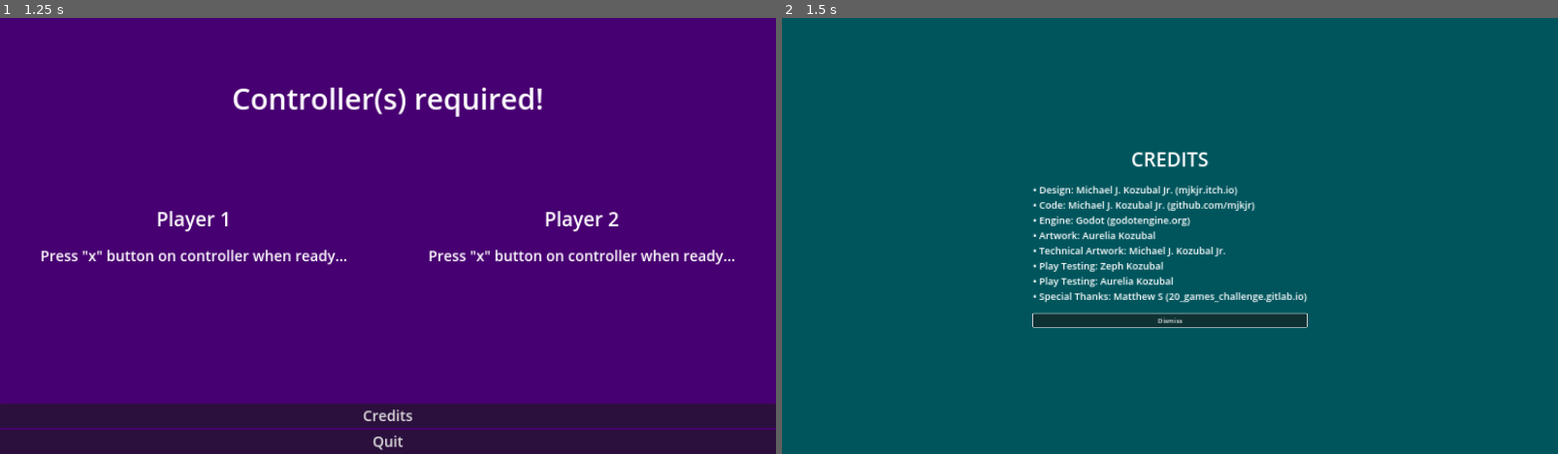
Above: before the commit, frames 1-2 (left to right).
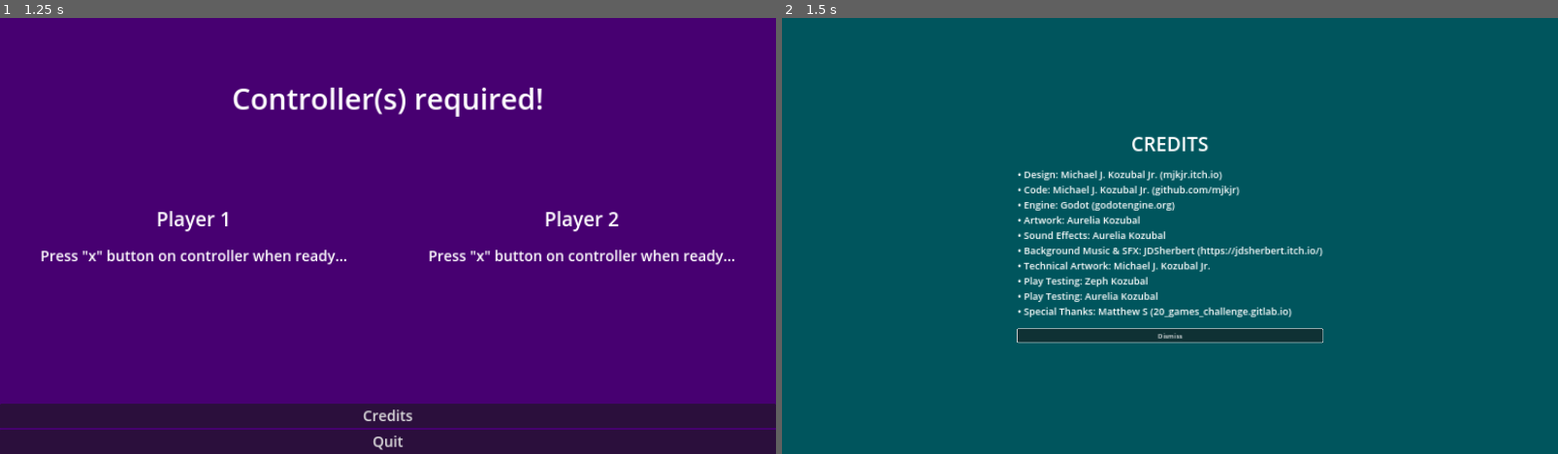
Above: after the commit, the same moments.

Repository: mjkjr/20GC04-Spacewar-Clone
Game: Godot game, scene res://scenes/main.tscn
The game is run twice, just before and just after one commit, with the same random seed, the same clock (stepped at 60 frames per second) and the same inputs. Sound files missing from this copy of the repository are replaced by a short silence.
Inputs:
- Up to frame 1 (1.25 s): tap X at 0.5 s
- Up to frame 2 (1.5 s): click "Credits" at 1.25 s

Frame 1 is identical in both runs. In frame 2, 6.4% of the frame differs, in the area x 30-70%, y 27-75%.

Commit message:
Added sound effects, music, and screenshots

Diff:
--- a/project.godot
+++ b/project.godot
@@ -28,6 +28,7 @@
 
 ships=""
 torpedoes=""
+star=""
 
 [input]
 
--- a/scenes/cheese-ship.tscn
+++ b/scenes/cheese-ship.tscn
@@ -1,8 +1,11 @@
-[gd_scene load_steps=9 format=3 uid="uid://cnoywsgo1shq"]
+[gd_scene load_steps=12 format=3 uid="uid://cnoywsgo1shq"]
 
 [ext_resource type="Script" path="res://scenes/player.gd" id="1_bksk8"]
 [ext_resource type="Texture2D" uid="uid://bt84c1yonq20o" path="res://assets/cheese-ship.png" id="2_05767"]
 [ext_resource type="Texture2D" uid="uid://cx57pqhkomvst" path="res://assets/cheese-thrusters.png" id="2_rcjvk"]
+[ext_resource type="AudioStream" uid="uid://cgiod7x56lnhx" path="res://assets/pew.wav" id="4_b3yaa"]
+[ext_resource type="AudioStream" uid="uid://b467uge4sv532" path="res://assets/thruster.wav" id="5_ve8eh"]
+[ext_resource type="AudioStream" uid="uid://3j1py17uixl" path="res://assets/ping.wav" id="6_dtdq7"]
 
 [sub_resource type="Animation" id="Animation_dl8ti"]
 length = 0.001
@@ -246,6 +249,15 @@
 wait_time = 0.5
 one_shot = true
 
+[node name="Shoot" type="AudioStreamPlayer" parent="."]
+stream = ExtResource("4_b3yaa")
+
+[node name="ThrusterSound" type="AudioStreamPlayer" parent="."]
+stream = ExtResource("5_ve8eh")
+
+[node name="Hit" type="AudioStreamPlayer" parent="."]
+stream = ExtResource("6_dtdq7")
+
 [connection signal="body_entered" from="." to="." method="_on_body_entered"]
 [connection signal="timeout" from="LauncherCooldownLeft" to="." method="_on_launcher_cooldown_left_timeout"]
 [connection signal="timeout" from="LauncherCooldownRight" to="." method="_on_launcher_cooldown_right_timeout"]
--- a/scenes/explosion.tscn
+++ b/scenes/explosion.tscn
@@ -1,6 +1,7 @@
-[gd_scene load_steps=15 format=3 uid="uid://comakgk1enyl5"]
+[gd_scene load_steps=16 format=3 uid="uid://comakgk1enyl5"]
 
 [ext_resource type="Texture2D" uid="uid://c8x43hgec83sc" path="res://assets/explosion.png" id="1_6h10r"]
+[ext_resource type="AudioStream" uid="uid://c2ccaqq6xvc1h" path="res://assets/explosion.wav" id="2_dh484"]
 
 [sub_resource type="AtlasTexture" id="AtlasTexture_2jq4m"]
 atlas = ExtResource("1_6h10r")
@@ -96,3 +97,7 @@
 
 [node name="Explosion" type="AnimatedSprite2D"]
 sprite_frames = SubResource("SpriteFrames_06myl")
+
+[node name="AudioStreamPlayer" type="AudioStreamPlayer" parent="."]
+stream = ExtResource("2_dh484")
+autoplay = true
--- a/scenes/main.gd
+++ b/scenes/main.gd
@@ -2,10 +2,6 @@
 
 ## Pizza Battle in Space!
 ## Spacewar! Clone
-
-## TODO: Explosion effects for destroyed ships and torpedoes
-## TODO: Audio
-
 
 enum States { LAUNCH, PLAYING, PAUSED, GAME_OVER }
 enum Modes { SINGLE_PLAYER, TWO_PLAYER }
@@ -48,7 +44,8 @@
 				%ReadyColorP1.visible = true
 				%ReadyLabelP1.visible = true
 				%NotReadyLabelP1.visible = false
-				_on_ready_timer_timeout()
+				if %ReadyTimer.is_stopped():
+					_on_ready_timer_timeout()
 			if (
 					Input.is_action_just_pressed("p2_join")
 					and player2 == null
@@ -58,7 +55,8 @@
 				%ReadyColorP2.visible = true
 				%ReadyLabelP2.visible = true
 				%NotReadyLabelP2.visible = false
-				_on_ready_timer_timeout()
+				if %ReadyTimer.is_stopped():
+					_on_ready_timer_timeout()
 		States.PLAYING:
 			if mode == Modes.SINGLE_PLAYER:
 				_ai_player_turn()
@@ -88,9 +86,9 @@
 			elif Input.is_action_just_released("p2_rotate_right"):
 				player2.stop_thrusters()
 			if Input.is_action_just_pressed("p1_shoot"):
-				player1.fire_torpedo()
+				player1.shoot()
 			if Input.is_action_just_pressed("p2_shoot"):
-				player2.fire_torpedo()
+				player2.shoot()
 			if Input.is_action_just_pressed("pause"):
 				state = States.PAUSED
 				$Menus/Pause.visible = true
@@ -230,21 +228,23 @@
 	_show_game_over_screen("Player %s wins!" % (1 if player_number == 2 else 2))
 
 
-func _on_players_collided() -> void:
-	state = States.GAME_OVER
-	pause_gameplay()
-	_show_game_over_screen("Ships Collided: NO Winners!")
+#func _on_players_collided() -> void:
+	#state = States.GAME_OVER
+	#pause_gameplay()
+	#_show_game_over_screen("Ships Collided: NO Winners!")
 
 
 func _on_star_body_entered(body: Node2D) -> void:
 	var collision_groups = body.get_groups()
 	if collision_groups.has("ships"):
 		if body == player1:
-			#body.queue_free()
-			_on_player_destroyed(1)
+			$SunCollisionSound.finished.connect(func(): _on_player_destroyed(1))
+			$SunCollisionSound.play()
+			player1.explode()
 		else:
-			#body.queue_free()
-			_on_player_destroyed(2)
+			$SunCollisionSound.finished.connect(func(): _on_player_destroyed(2))
+			$SunCollisionSound.play()
+			player2.explode()
 	elif collision_groups.has("torpedoes"):
 		body.queue_free()
 
@@ -346,7 +346,7 @@
 	player1.rotation_degrees = randf_range(0, 360)
 	player1.damaged.connect(_on_player_damaged.bind(1))
 	player1.destroyed.connect(_on_player_destroyed.bind(1))
-	player1.collided.connect(_on_players_collided)
+	#player1.collided.connect(_on_players_collided)
 	%Player1HP.text = str(player1.get_hp())
 
 	player2 = PLAYER2.instantiate()
@@ -361,7 +361,13 @@
 	if Input.get_connected_joypads().size() == 1:
 		mode = Modes.SINGLE_PLAYER
 	else:
-		mode = Modes.TWO_PLAYER
+		if (
+				player1_ready
+				and player2_ready
+		):
+			mode = Modes.TWO_PLAYER
+		else:
+			mode = Modes.SINGLE_PLAYER
 
 	$Menus/Join.visible = false
 	state = States.PLAYING
--- a/scenes/main.tscn
+++ b/scenes/main.tscn
@@ -1,10 +1,12 @@
-[gd_scene load_steps=9 format=3 uid="uid://culut2xbq1e6g"]
+[gd_scene load_steps=11 format=3 uid="uid://culut2xbq1e6g"]
 
 [ext_resource type="Script" path="res://scenes/main.gd" id="1_rckus"]
 [ext_resource type="Texture2D" uid="uid://br7v0o52jmbb1" path="res://assets/space.png" id="2_7y807"]
 [ext_resource type="Texture2D" uid="uid://cb4f3ls857t54" path="res://assets/corona2.png" id="3_b6xub"]
 [ext_resource type="Texture2D" uid="uid://c4jycj4gt1sko" path="res://assets/star.png" id="3_d52hn"]
 [ext_resource type="Texture2D" uid="uid://ifd7evqx501g" path="res://assets/corona.png" id="3_r781e"]
+[ext_resource type="AudioStream" uid="uid://bor47xj5l2fhm" path="res://assets/Kersplat.wav" id="6_v27vh"]
+[ext_resource type="AudioStream" uid="uid://tykdxape3lbh" path="res://assets/JDSherbert - Minigame Music Pack - Electric Eel Fishing.mp3" id="7_lk0d7"]
 
 [sub_resource type="CircleShape2D" id="CircleShape2D_i3rqg"]
 radius = 80.0
@@ -83,7 +85,8 @@
 scale = Vector2(0.5, 0.5)
 texture = ExtResource("3_r781e")
 
-[node name="Body" type="Area2D" parent="Gameplay/Star"]
+[node name="Body" type="Area2D" parent="Gameplay/Star" groups=["star"]]
+priority = 1
 
 [node name="Polygon2D1" type="Polygon2D" parent="Gameplay/Star/Body"]
 visible = false
@@ -576,6 +579,8 @@
 • Code: Michael J. Kozubal Jr. (github.com/mjkjr)
 • Engine: Godot (godotengine.org)
 • Artwork: Aurelia Kozubal
+• Sound Effects: Aurelia Kozubal
+• Background Music & SFX: JDSherbert (https://jdsherbert.itch.io/)
 • Technical Artwork: Michael J. Kozubal Jr.
 • Play Testing: Zeph Kozubal
 • Play Testing: Aurelia Kozubal
@@ -587,6 +592,13 @@
 text = "Dismiss"
 
 [node name="Audio" type="Node" parent="."]
+
+[node name="SunCollisionSound" type="AudioStreamPlayer" parent="."]
+stream = ExtResource("6_v27vh")
+
+[node name="Music" type="AudioStreamPlayer" parent="."]
+stream = ExtResource("7_lk0d7")
+autoplay = true
 
 [connection signal="body_entered" from="Gameplay/Star/Body" to="." method="_on_star_body_entered"]
 [connection signal="pressed" from="Menus/Join/VBoxContainer/CreditsButton" to="." method="_on_credits_button_pressed"]
--- a/scenes/pizza-ship.tscn
+++ b/scenes/pizza-ship.tscn
@@ -1,8 +1,11 @@
-[gd_scene load_steps=9 format=3 uid="uid://bxb1tk6y4xrpx"]
+[gd_scene load_steps=12 format=3 uid="uid://bxb1tk6y4xrpx"]
 
 [ext_resource type="Script" path="res://scenes/player.gd" id="1_13ig1"]
 [ext_resource type="Texture2D" uid="uid://pds7wjboegxc" path="res://assets/pizza-ship.png" id="2_gj3ud"]
 [ext_resource type="Texture2D" uid="uid://bq71vcu8a4bex" path="res://assets/pizza-thrusters.png" id="2_vkc3e"]
+[ext_resource type="AudioStream" uid="uid://dc86atsep5kmr" path="res://assets/wep.wav" id="4_1e02k"]
+[ext_resource type="AudioStream" uid="uid://b467uge4sv532" path="res://assets/thruster.wav" id="5_2t8ri"]
+[ext_resource type="AudioStream" uid="uid://cb2h2o1i2l65n" path="res://assets/ting.wav" id="6_xebb6"]
 
 [sub_resource type="Animation" id="Animation_twynu"]
 length = 0.001
@@ -246,6 +249,15 @@
 wait_time = 0.5
 one_shot = true
 
+[node name="Shoot" type="AudioStreamPlayer" parent="."]
+stream = ExtResource("4_1e02k")
+
+[node name="ThrusterSound" type="AudioStreamPlayer" parent="."]
+stream = ExtResource("5_2t8ri")
+
+[node name="Hit" type="AudioStreamPlayer" parent="."]
+stream = ExtResource("6_xebb6")
+
 [connection signal="body_entered" from="." to="." method="_on_body_entered"]
 [connection signal="timeout" from="LauncherCooldownLeft" to="." method="_on_launcher_cooldown_left_timeout"]
 [connection signal="timeout" from="LauncherCooldownRight" to="." method="_on_launcher_cooldown_right_timeout"]
--- a/scenes/player.gd
+++ b/scenes/player.gd
@@ -2,7 +2,7 @@
 
 signal damaged(int)
 signal destroyed
-signal collided
+#signal collided
 
 enum Launchers { LEFT, RIGHT }
 
@@ -44,6 +44,8 @@
 	directed_force *= THRUST
 	apply_central_force(directed_force)
 	$Thrusters/AnimationPlayer.play("thrusters")
+	if not $ThrusterSound.playing:
+		$ThrusterSound.play()
 
 
 func stop_thrusters() -> void:
@@ -53,14 +55,18 @@
 func rotate_left() -> void:
 	apply_torque(-TORQUE)
 	$Thrusters/AnimationPlayer.play("thrust_left")
+	if not $ThrusterSound.playing:
+		$ThrusterSound.play()
 
 
 func rotate_right() -> void:
 	apply_torque(TORQUE)
 	$Thrusters/AnimationPlayer.play("thrust_right")
+	if not $ThrusterSound.playing:
+		$ThrusterSound.play()
 
 
-func fire_torpedo() -> void:
+func shoot() -> void:
 	if (
 			next_launcher == Launchers.LEFT
 			and launchers_ready[Launchers.LEFT]
@@ -74,6 +80,7 @@
 		launchers_ready[Launchers.LEFT] = false
 		$LauncherCooldownLeft.start()
 		next_launcher = Launchers.RIGHT
+		$Shoot.play()
 	elif (
 			next_launcher == Launchers.RIGHT
 			and launchers_ready[Launchers.RIGHT]
@@ -87,6 +94,7 @@
 		launchers_ready[Launchers.RIGHT] = false
 		$LauncherCooldownRight.start()
 		next_launcher = Launchers.LEFT
+		$Shoot.play()
 
 
 func _on_body_entered(body: Node) -> void:
@@ -95,20 +103,26 @@
 		hp -= COLLISION_DAMAGE
 		damaged.emit(hp)
 		if hp <= 0:
-			collided.emit()
+			#collided.emit()
+			explode()
 			#queue_free()
 	elif collision_groups.has("torpedoes"):
-		# TODO: explosion effect
 		hp -= body.get_damage()
 		damaged.emit(hp)
+		if not $Hit.playing:
+			$Hit.play()
 		if hp <= 0:
-			var explosion = EXPLOSION.instantiate()
-			$Ship.visible = false
-			$Thrusters.visible = false
-			add_child(explosion)
-			explosion.animation_finished.connect(func(): destroyed.emit())
-			explosion.play()
+			explode()
 			#queue_free()
+
+
+func explode() -> void:
+	var explosion = EXPLOSION.instantiate()
+	$Ship.visible = false
+	$Thrusters.visible = false
+	add_child(explosion)
+	explosion.animation_finished.connect(func(): destroyed.emit())
+	explosion.play()
 
 
 func _on_launcher_cooldown_left_timeout() -> void:
Not shown, added: assets/JDSherbert - Minigame Music Pack - Electric Eel Fishing.mp3.import
Not shown, added: assets/Kersplat.wav.import
Not shown, added: assets/explosion.wav.import
Not shown, added: assets/pequerew.wav.import
Not shown, added: assets/pew.wav.import
Not shown, added: assets/ping.wav.import
Not shown, added: assets/thruster.wav.import
Not shown, added: assets/ting.wav.import
Not shown, added: assets/wep.wav.import
Not shown, added: export_presets.cfg
Binary file added: screenshots/Screenshot-1.png
Binary file added: screenshots/Screenshot-2.png
(and 24 more such lines)
